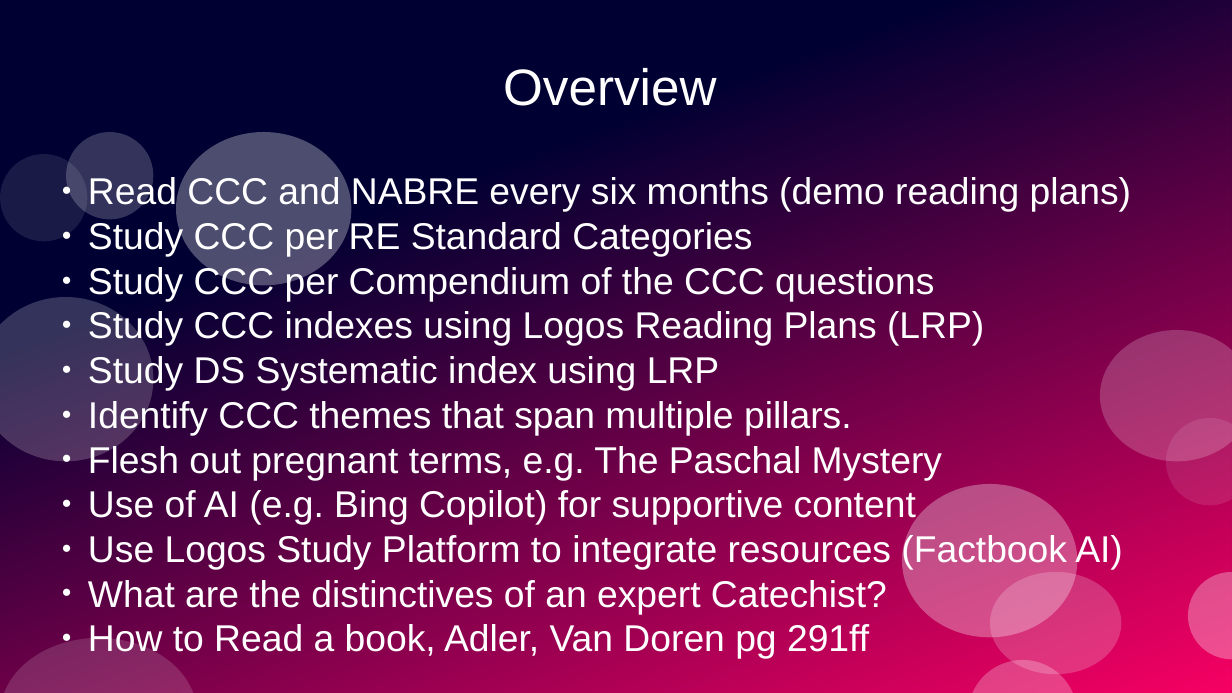
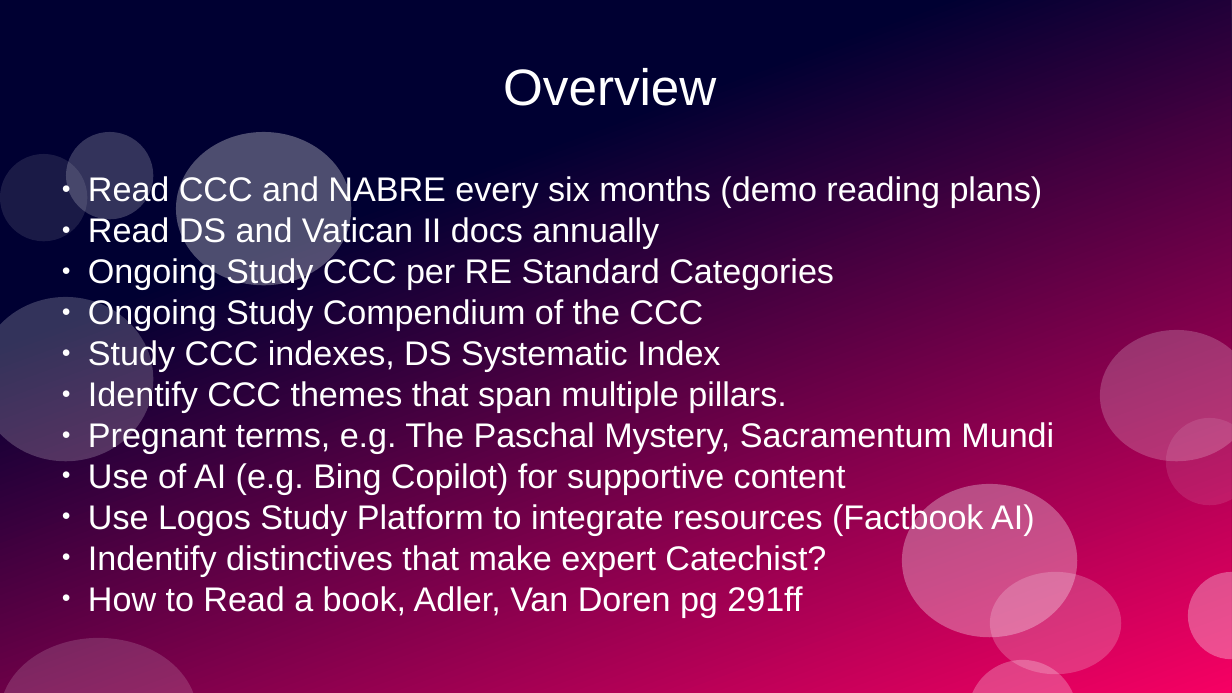
Before and after one commit to stevemac321/Catechist, a slide deck: slide 2 of Mastery.pptx. Drawn at 1232x693 pixels with LibreOffice and Linux fonts; fonts in the diff are those of the drawing. Boxes give left, top, right and bottom in pixels: in the first picture for what was removed or moved away, otherwise in the second. Text is boxed around its words. In the diff, an @@ line names an element or a change of style, - is before the commit and + after.

```diff
--- a/Mastery.pptx
+++ b/Mastery.pptx
@@ subtitle at box(88, 174, 1043, 617): size 24 to 22 pt in "Read CCC and NABRE every six months ...", "Identify CCC themes that span multiple pillars.", "Use of AI (e.g. Bing Copilot) for ...", "Use Logos Study Platform to integrate resources ..." and 1 more places @@
@@ subtitle at box(88, 215, 834, 372): text changed; size 24 to 22 pt @@
-● Study CCC per RE Standard Categories
-● Study CCC per Compendium of the CCC questions
-● Study CCC indexes using Logos Reading Plans (LRP)
-● Study DS Systematic index using LRP
+● Read DS and Vatican II docs annually
+● Ongoing Study CCC per RE Standard Categories
+● Ongoing Study Compendium of the CCC
+● Study CCC indexes, DS Systematic Index
@@ subtitle at box(88, 420, 1054, 454): text changed; size 24 to 22 pt @@
-● Flesh out pregnant terms, e.g. The Paschal Mystery
+● Pregnant terms, e.g. The Paschal Mystery, Sacramentum Mundi
@@ subtitle at box(88, 545, 826, 576): text changed; size 24 to 22 pt @@
-● What are the distinctives of an expert Catechist?
+● Indentify distinctives that make expert Catechist?
```
Also in this commit, not shown: 3 other slides changed.
